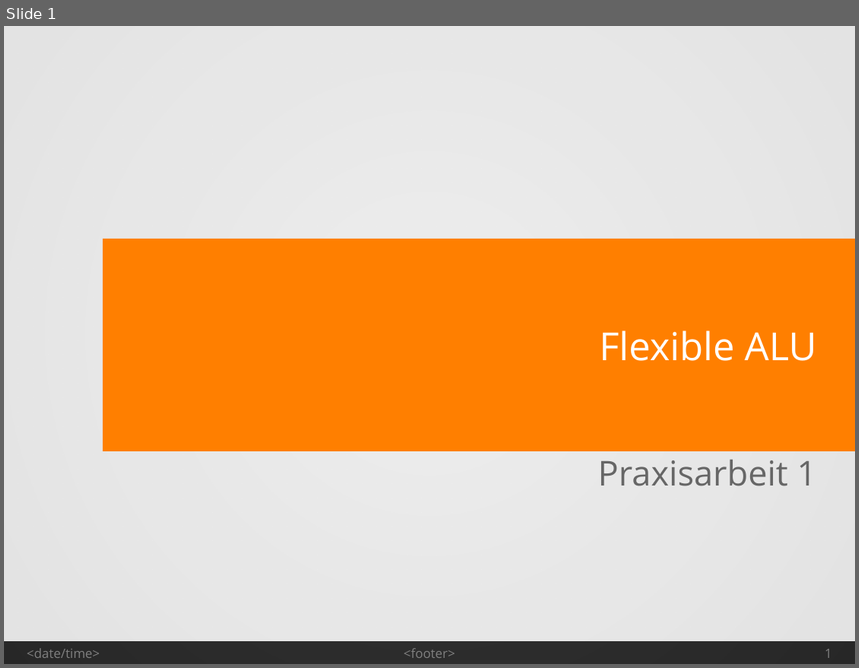
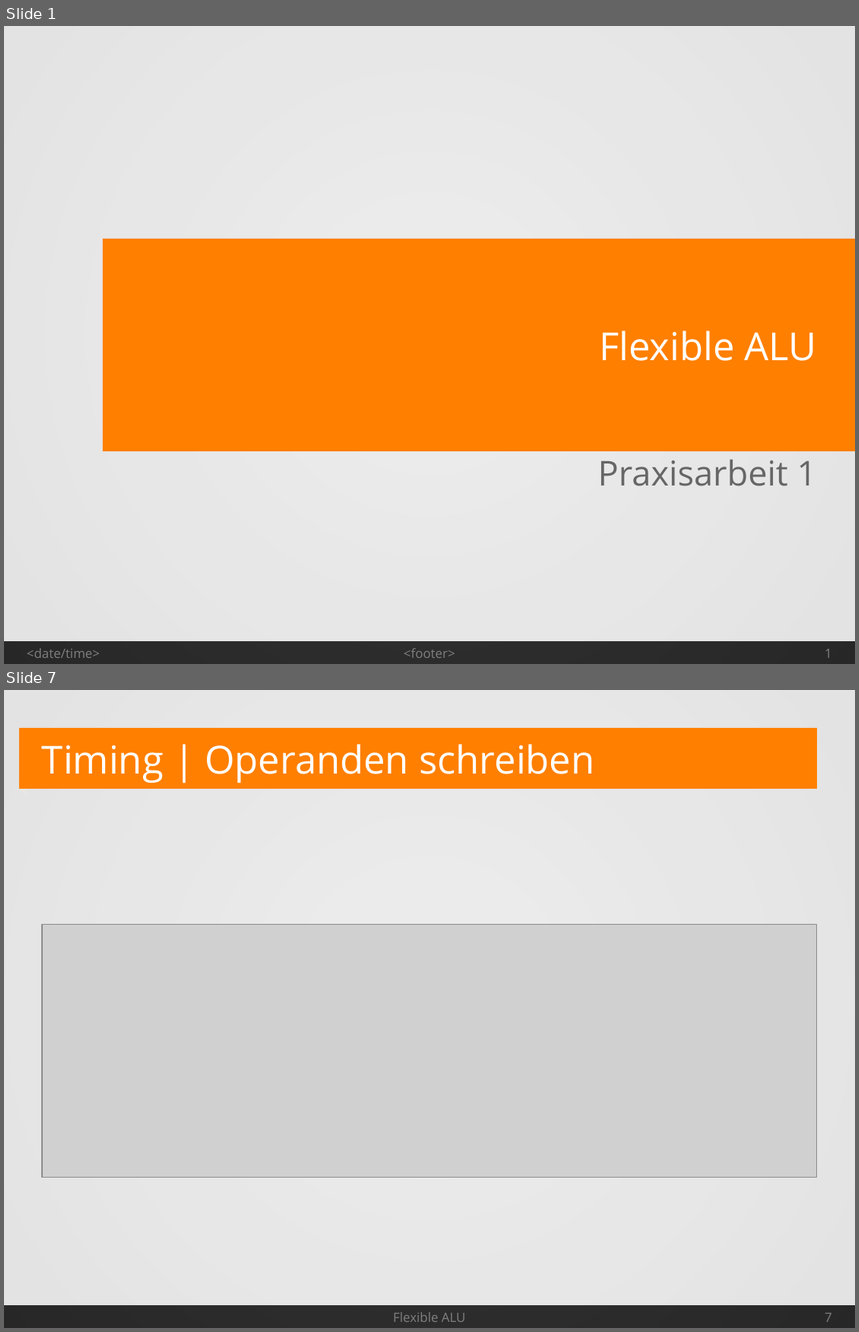
Before and after one commit to Geend/FHDWLogicWorksLib, a slide deck: alu-4/Spec/AluSpec.odp. Shown one above the other, each under a label of ours: slide 1 before the commit, slides 1 and 7 after it; the slides between them are not shown. The pictures are 859x668 and 859x1332 pixels, drawn with LibreOffice and Linux fonts; fonts in the diff are those of the drawing; grey boxes stand for pictures. Boxes give left, top, right and bottom in pixels: in the first picture for what was removed or moved away, otherwise in the second. Text is boxed around its words. In the diff, an @@ line names an element or a change of style, - is before the commit and + after.

```diff
--- a/alu-4/Spec/AluSpec.odp
+++ b/alu-4/Spec/AluSpec.odp
@@ slide 7 added at bbox=[4, 690, 855, 1328], background #FFFFFF; not listed: 2 template elements that a slide beside it also shows @@
@@ rectangle added at bbox=[19, 728, 817, 789], fill #FF7F00 @@
@@ title added at bbox=[42, 744, 595, 783], 36 pt, text #FFFFFF @@
+Timing | Operanden schreiben
@@ right triangle added at bbox=[19, 788, 27, 796], fill gradient #BF5F00 @@
@@ picture added at bbox=[42, 925, 817, 1177] @@
@@ text added at bbox=[393, 1312, 466, 1322], 12 pt, text #808080 @@
+Flexible ALU
@@ page number added at bbox=[825, 1313, 832, 1322], 12 pt, text #808080 @@
+7
```
Also in this commit, not shown: 8 other slides added, 4 other files.
